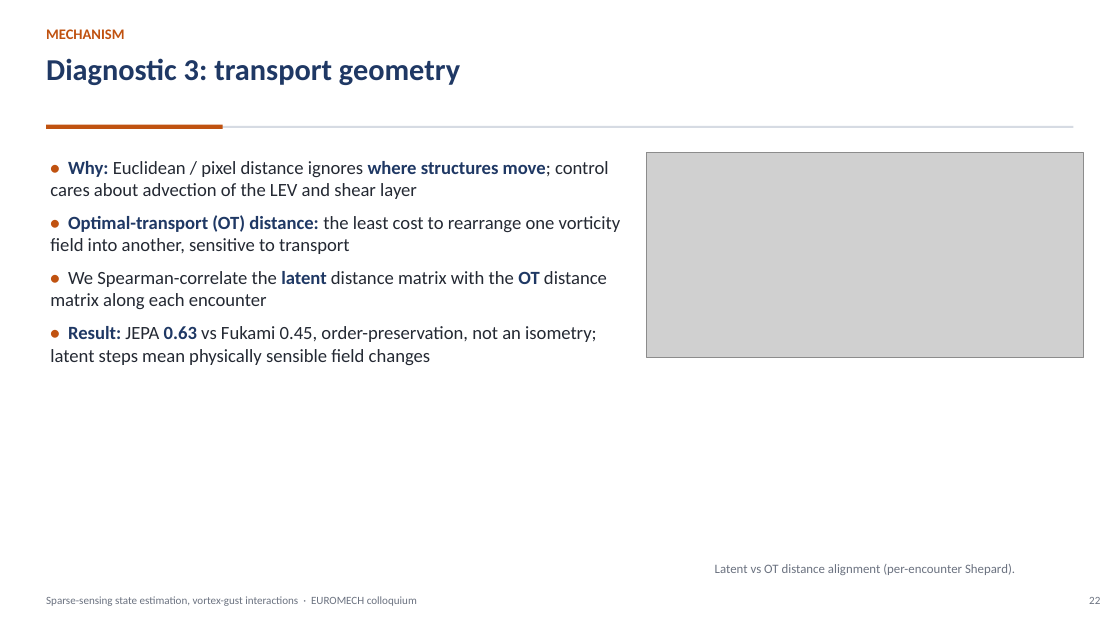
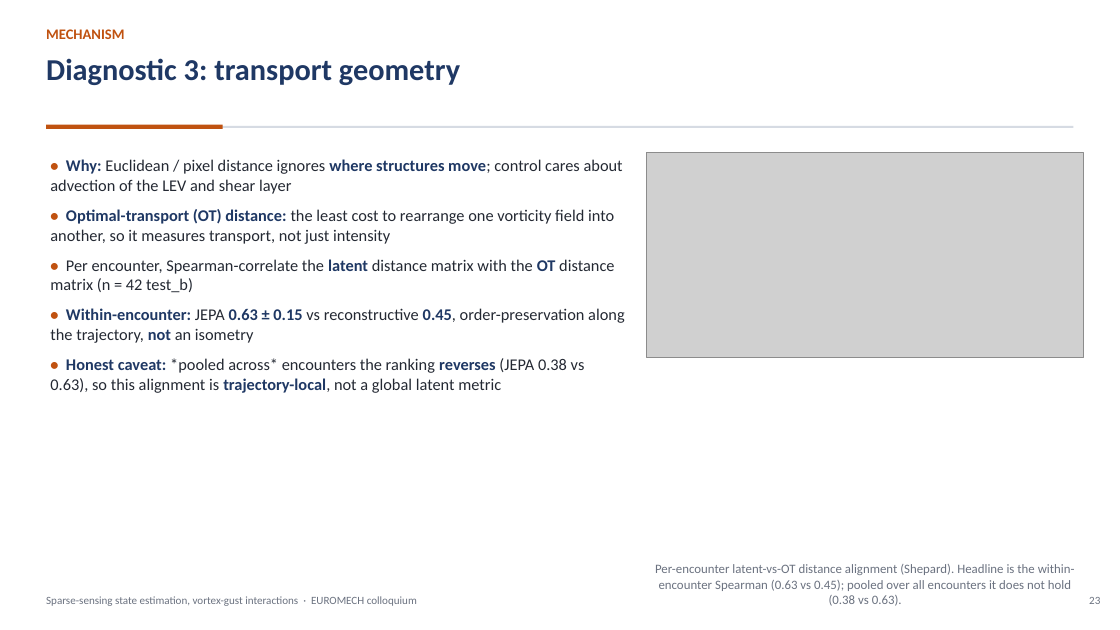
Before and after one commit to sanmi90/GUST-JEPA, a slide deck: slide 23 of paper/talk/euromech_gust_jepa.pptx (slide 22 before the commit). Drawn at 1120x630 pixels with LibreOffice and Linux fonts; fonts in the diff are those of the drawing; grey boxes stand for pictures. Boxes give left, top, right and bottom in pixels: in the first picture for what was removed or moved away, otherwise in the second. Text is boxed around its words. In the diff, an @@ line names an element or a change of style, - is before the commit and + after.

```diff
--- a/paper/talk/euromech_gust_jepa.pptx
+++ b/paper/talk/euromech_gust_jepa.pptx
@@ text at [50,159,623,194]: size 16 to 14 pt in "• Why: Euclidean / pixel distance ignores ..." @@
@@ text at [50,209,624,393]: text changed; size 16 to 14 pt @@
-• Optimal-transport (OT) distance: the least cost to rearrange one vorticity field into another, sensitive to transport
-• We Spearman-correlate the latent distance matrix with the OT distance matrix along each encounter
-• Result: JEPA 0.63 vs Fukami 0.45, order-preservation, not an isometry; latent steps mean physically sensible field changes
+• Optimal-transport (OT) distance: the least cost to rearrange one vorticity field into another, so it measures transport, not just intensity
+• Per encounter, Spearman-correlate the latent distance matrix with the OT distance matrix (n = 42 test_b)
+• Within-encounter: JEPA 0.63 ± 0.15 vs reconstructive 0.45, order-preservation along the trajectory, not an isometry
+• Honest caveat: *pooled across* encounters the ranking reverses (JEPA 0.38 vs 0.63), so this alignment is trajectory-local, not a global latent metric
@@ text at [655,564,1075,606]: text changed @@
-Latent vs OT distance alignment (per-encounter Shepard).
+Per-encounter latent-vs-OT distance alignment (Shepard). Headline is the within-encounter Spearman (0.63 vs 0.45); pooled over all encounters it does not hold (0.38 vs 0.63).
```
Also in this commit, not shown: 17 other slides changed, 1 slide added, 1 slide removed, 7 other files.
